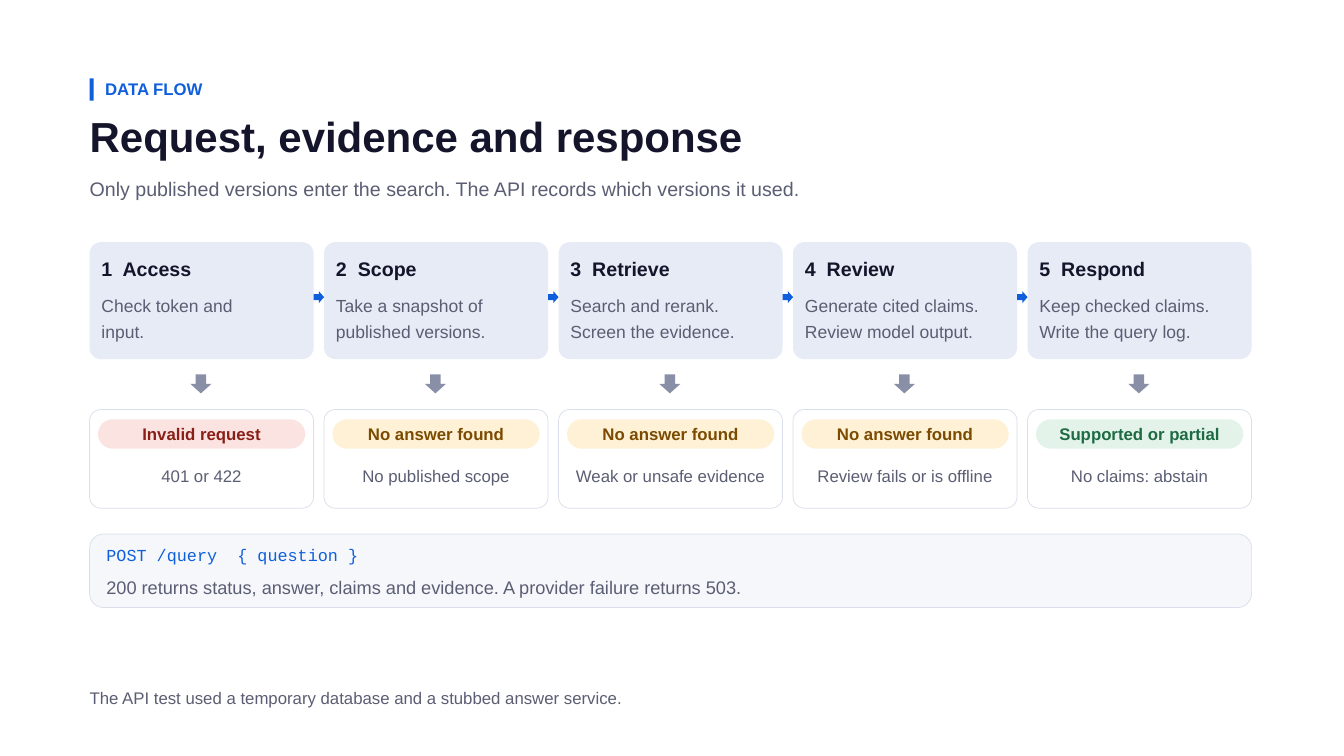
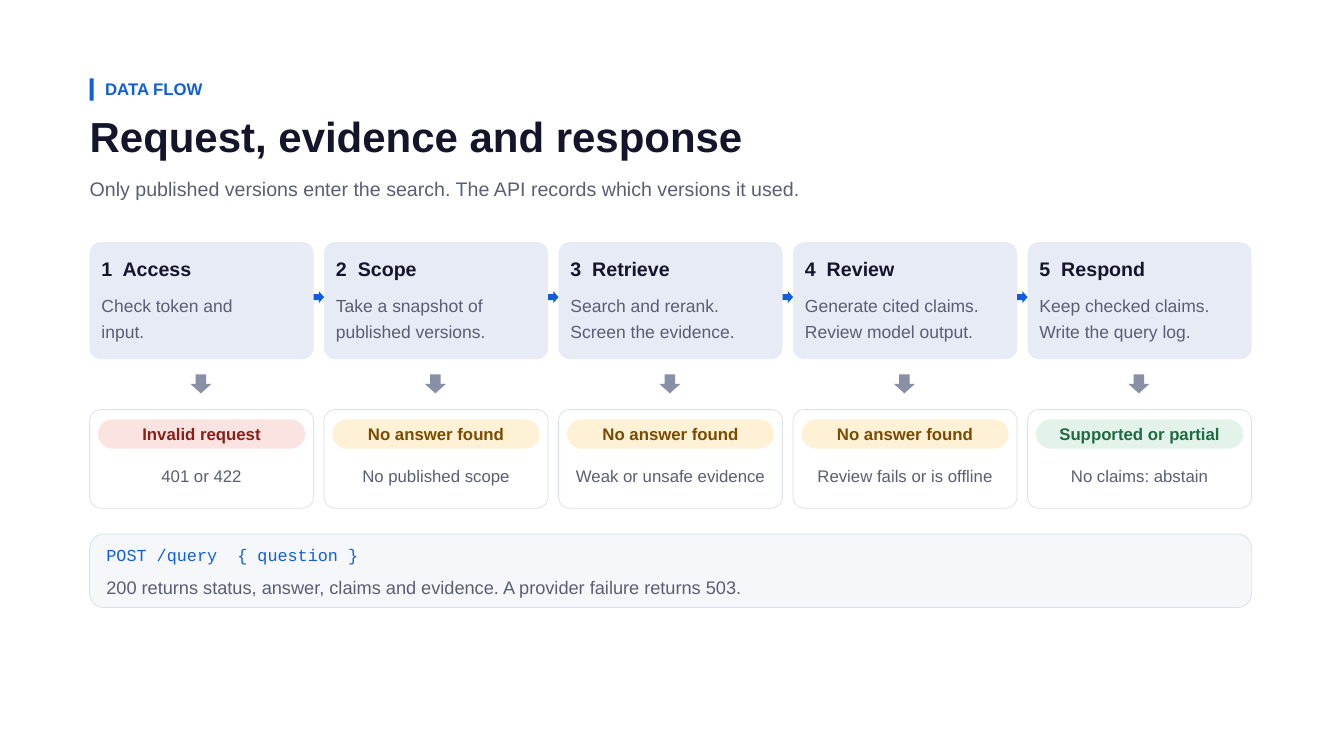
Before and after one commit to Prasannagirish/hcl-nitt-jensen_jackets, a slide deck: slide 5 of ResearchIQ Final Presentation.pptx. Drawn at 1344x756 pixels with LibreOffice and Linux fonts; fonts in the diff are those of the drawing. Boxes give left, top, right and bottom in pixels: in the first picture for what was removed or moved away, otherwise in the second. Text is boxed around its words. In the diff, an @@ line names an element or a change of style, - is before the commit and + after.

```diff
--- a/ResearchIQ Final Presentation.pptx
+++ b/ResearchIQ Final Presentation.pptx
@@ text removed at [90, 692, 622, 708] @@
-The API test used a temporary database and a stubbed answer service.
```
Also in this commit, not shown: 10 other slides changed, 1 other file.
